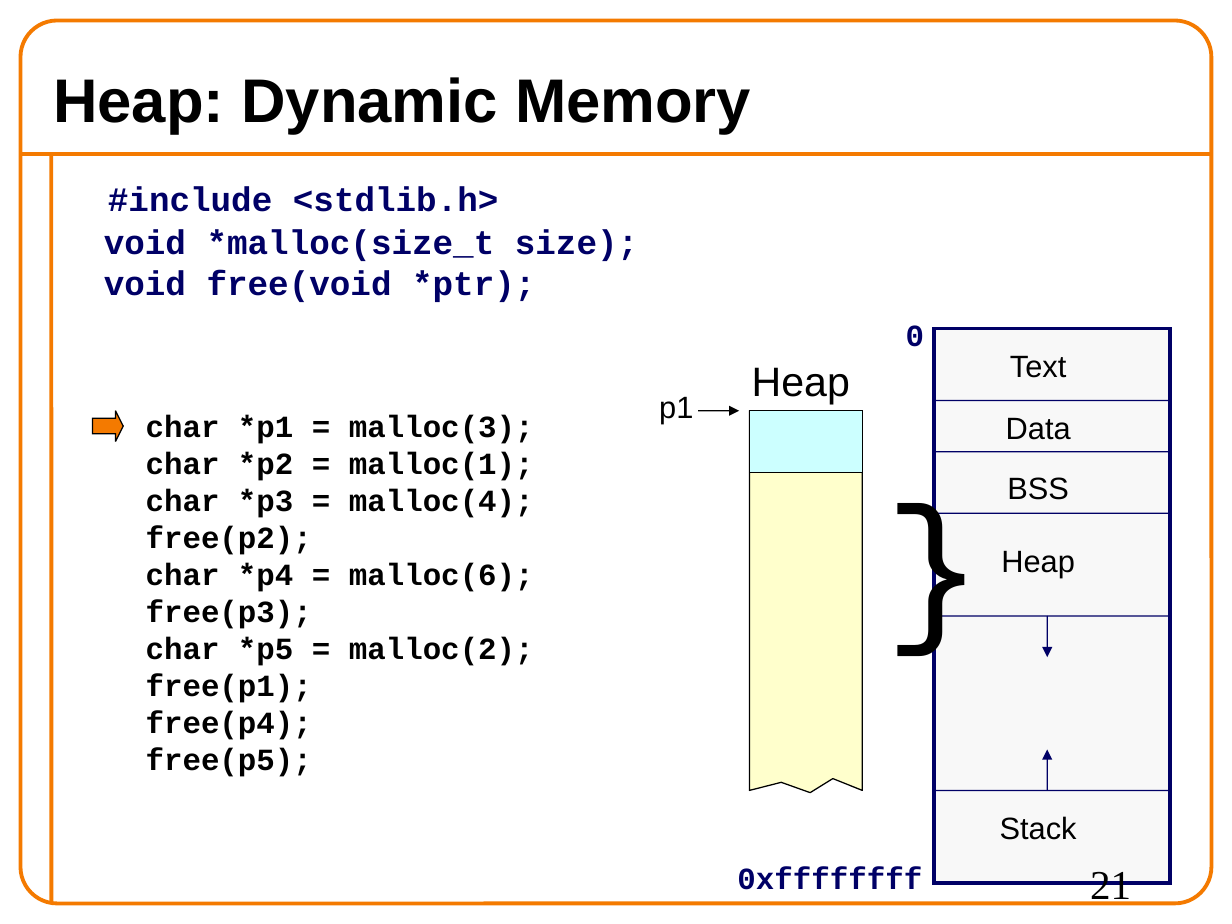
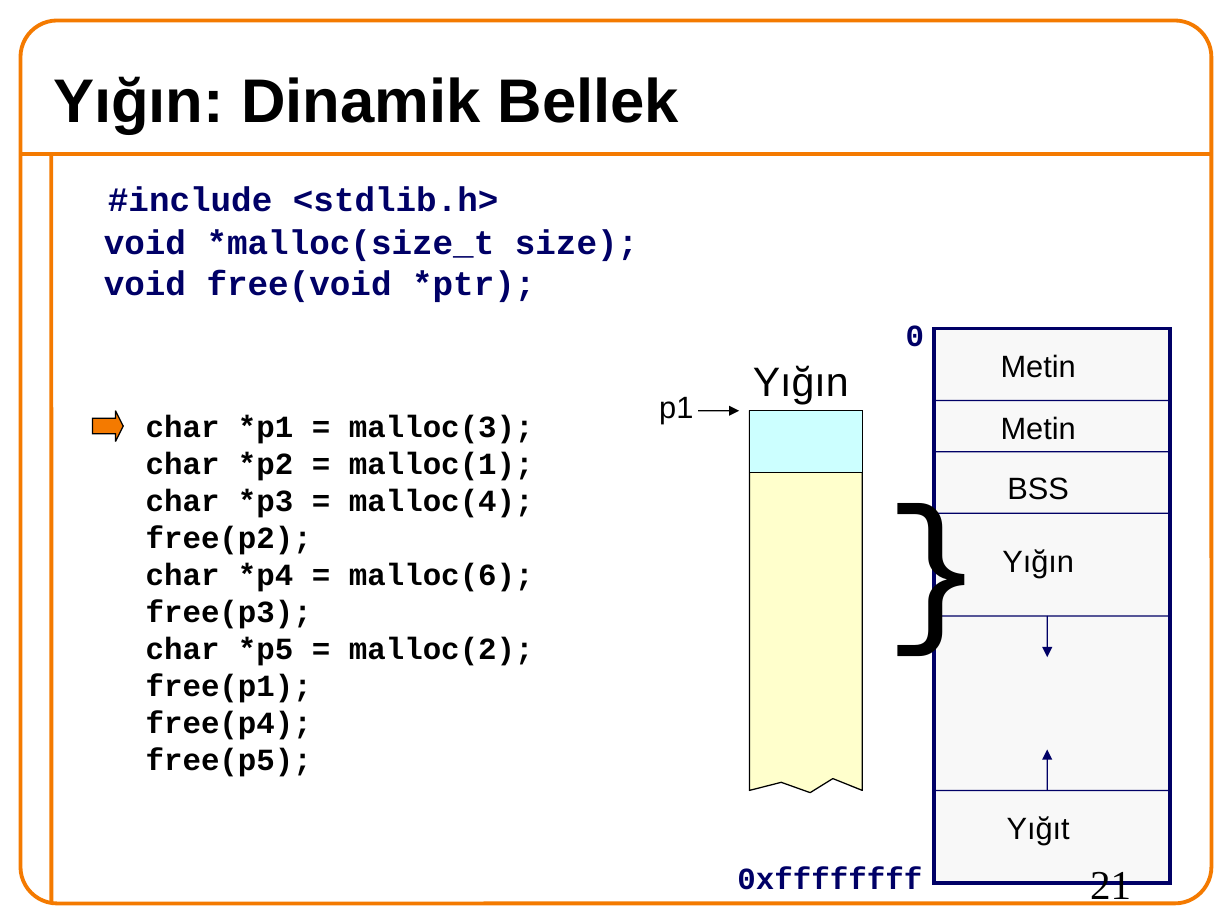
Before and after one commit to 19ceng/ceng201pro, a slide deck: slide 21 of 06memAll.odp. Drawn at 1232x924 pixels with LibreOffice and Linux fonts; fonts in the diff are those of the drawing; background and template pictures are left out. Boxes give left, top, right and bottom in pixels: in the first picture for what was removed or moved away, otherwise in the second. Text is boxed around its words. In the diff, an @@ line names an element or a change of style, - is before the commit and + after.

```diff
--- a/06memAll.odp
+++ b/06memAll.odp
@@ title at [53, 76, 679, 133]: text changed @@
-Heap: Dynamic Memory
+Yığın: Dinamik Bellek
@@ text added at [1001, 354, 1076, 378], 18 pt, text #000000 @@
+Metin
@@ text removed at [1010, 355, 1066, 378] @@
-Text
@@ text at [753, 365, 849, 404]: text changed @@
-Heap
+Yığın
@@ text at [1001, 416, 1076, 440]: text changed @@
-Data
+Metin
@@ text at [1002, 549, 1074, 578]: text changed @@
-Heap
+Yığın
@@ text removed at [1000, 816, 1077, 840] @@
-Stack
@@ text added at [1007, 816, 1070, 845], 18 pt, text #000000 @@
+Yığıt
```
Also in this commit, not shown: 27 other slides changed, 12 slides added, 12 slides removed.
